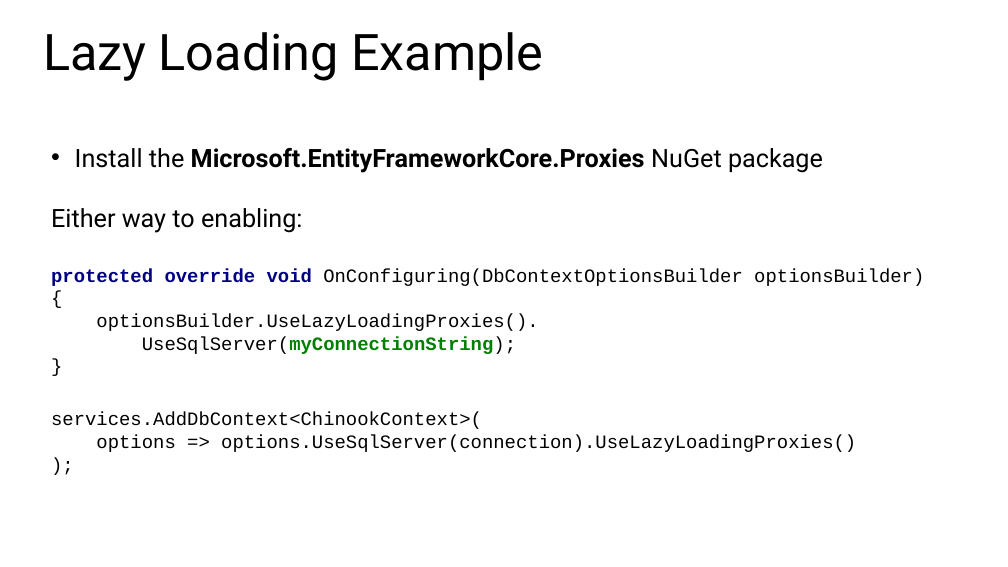
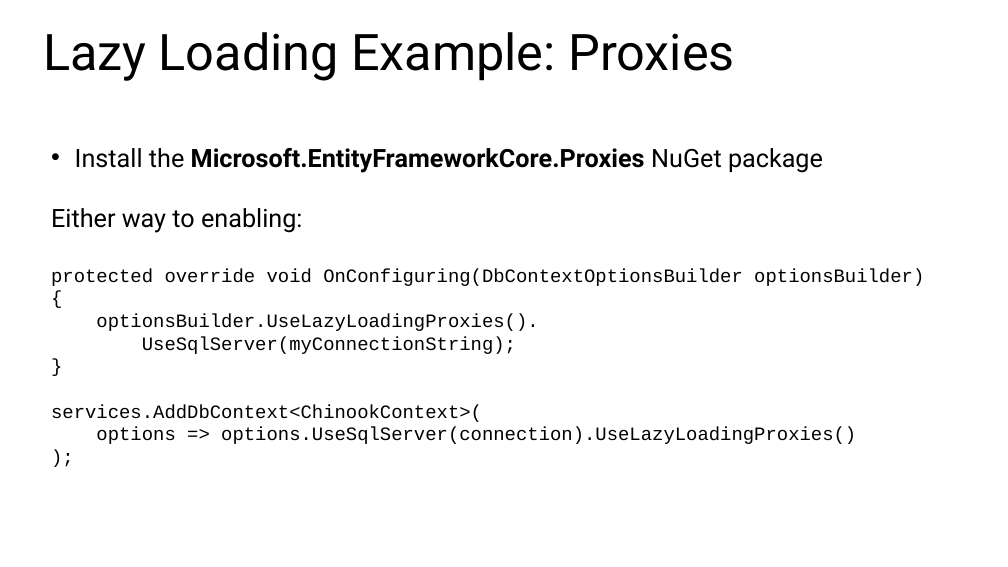
Before and after one commit to cwoodruff/EFCore21Demos, a slide deck: slide 32 of What’s new in Entity Framework Core 2.2.pptx. Drawn at 1008x567 pixels with LibreOffice and Linux fonts; fonts in the diff are those of the drawing; background and template pictures are left out. Boxes give left, top, right and bottom in pixels: in the first picture for what was removed or moved away, otherwise in the second. Text is boxed around its words. In the diff, an @@ line names an element or a change of style, - is before the commit and + after.

```diff
--- a/What’s new in Entity Framework Core 2.2.pptx
+++ b/What’s new in Entity Framework Core 2.2.pptx
@@ title at (43,32,734,81): text changed @@
-Lazy Loading Example
+Lazy Loading Example: Proxies
@@ text at (51,268,924,354): text colour #000080 to #000000 in "protected override void"; text colour #008000 to #000000 in "UseSqlServer(myConnectionString);"; bold off in "protected override void UseSqlServer(myConnectionString);" @@
```
Also in this commit, not shown: 14 other slides changed, 2 slides added.
